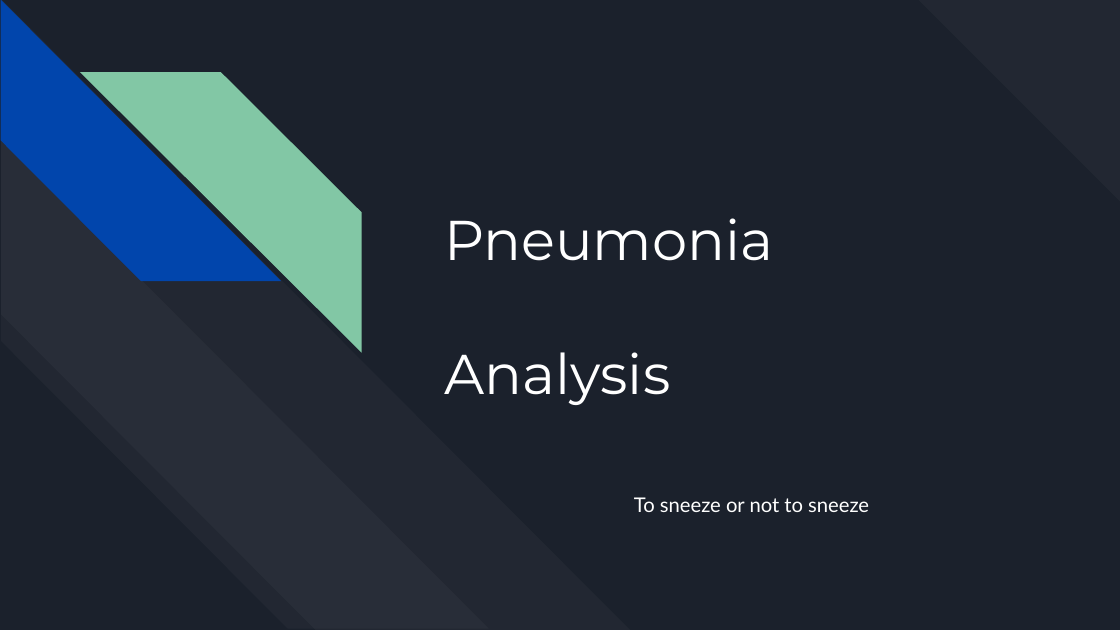
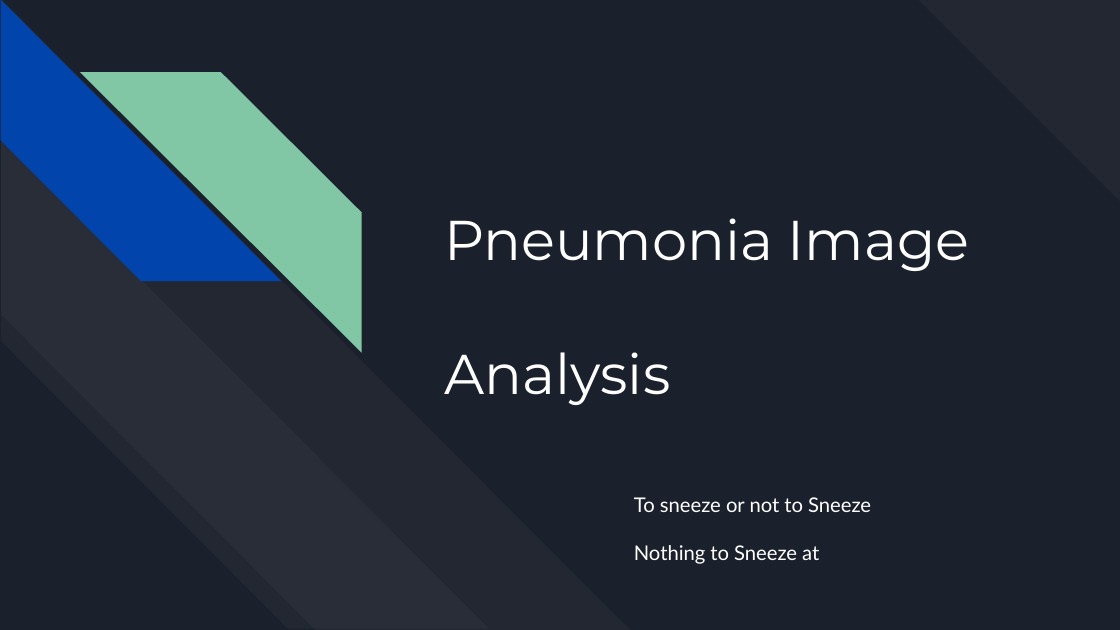
Before and after one commit to Ayesha-da/pneumonia_detection_analysis, a slide deck: slide 2 of Pneumonia Analysis Presentation.pptx. Drawn at 1120x630 pixels with LibreOffice and Linux fonts; fonts in the diff are those of the drawing. Boxes give left, top, right and bottom in pixels: in the first picture for what was removed or moved away, otherwise in the second. Text is boxed around its words. In the diff, an @@ line names an element or a change of style, - is before the commit and + after.

```diff
--- a/Pneumonia Analysis Presentation.pptx
+++ b/Pneumonia Analysis Presentation.pptx
@@ title at <box>444,218,970,271</box>: text changed @@
-Pneumonia
+Pneumonia Image
@@ subtitle at <box>634,497,871,564</box>: text changed @@
-To sneeze or not to sneeze
+To sneeze or not to Sneeze
+Nothing to Sneeze at
```
Also in this commit, not shown: 6 other slides changed, 5 slides added, 3 slides removed.
